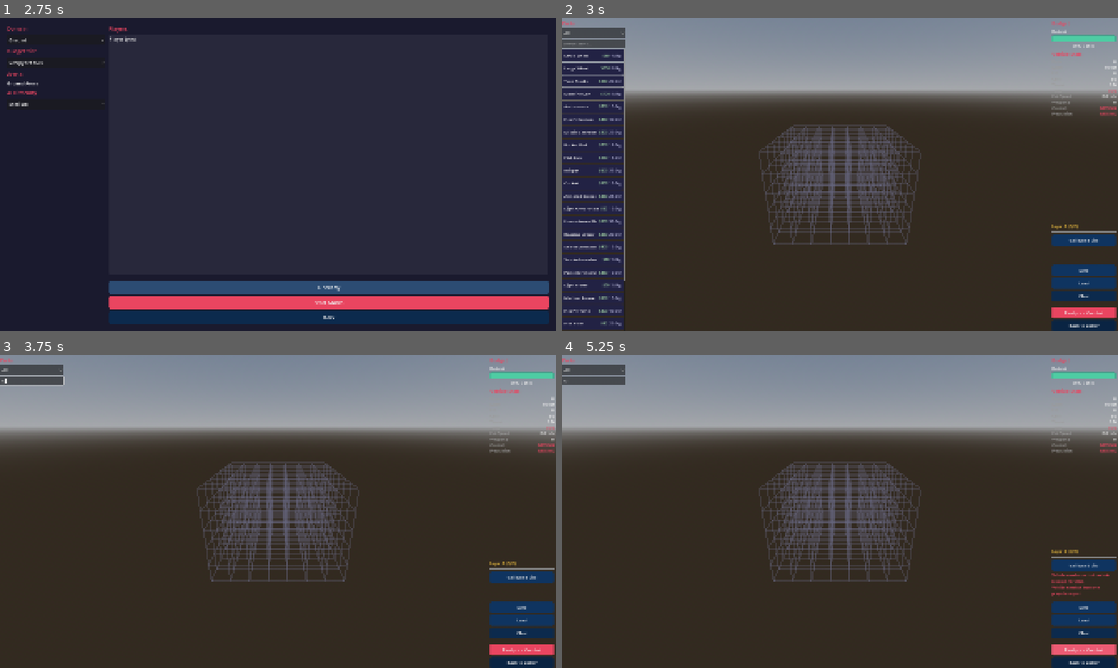
Above: before the commit, frames 1-4 (two rows, left to right).
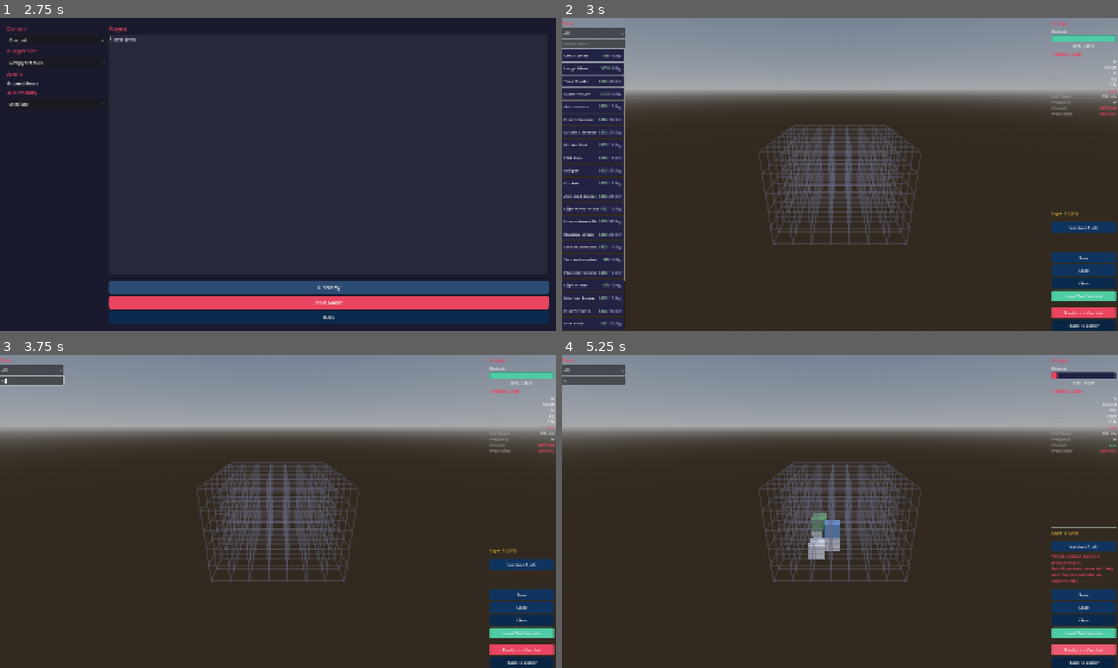
Above: after the commit, the same moments.

Repository: RSnegach/close-encounters
Game: Godot game, scene res://scenes/main_menu.tscn
Same seed, same stepped clock (60 frames per second), same inputs: the game is played once before the commit and once after it.
Inputs (mouse positions are in pixels of both pictures, inside the frame that each line leads up to):
- Up to frame 1 (2.75 s): click "Solo Match" at 0.5 s; click "Ground" at 1.25 s; click "Ready" at 2 s
- Up to frame 2 (3 s): click "Start Match" at 2.75 s
- Up to frame 3 (3.75 s): click (33, 380) at 3.52 s; type "12" at 3.6 s
- Up to frame 4 (5.25 s): click (1084, 633) at 4.25 s, where only the run after the commit has a clickable "Load Test Vehicle"; click "Ready >> Combat" at 5 s

Frame 1 is identical in both runs. In frame 2, 1.8% of the frame differs, in the area x 88-100%, y 61-91%; in frame 3, 1.8%; in frame 4, 3.0%, in the area x 44-100%, y 5-91%.

Commit message:
Fix results screen, add test vehicle presets for all 5 domains
Results screen:
- Auto-populates from GameManager.match_settings["match_results"]
- Shows match time and winner correctly
- Mouse cursor set to VISIBLE on results screen

Test vehicles:
- Created data/presets/ with test_ground.json, test_air.json,
  test_water.json, test_submarine.json, test_space.json
- Each is a valid combat-ready vehicle with cockpit, propulsion,
  armor, and weapons appropriate for the domain
- "Load Test Vehicle" button in builder loads the preset for the
  current domain — instant way to test combat

Diff:
--- /dev/null
+++ b/data/presets/test_air.json
@@ -0,0 +1,16 @@
+{
+  "name": "Test",
+  "domain": "Air",
+  "parts": [
+    {"id": "cockpit", "grid_position": [3, 2, 3]},
+    {"id": "aerodynamic_frame", "grid_position": [3, 2, 2]},
+    {"id": "aerodynamic_frame", "grid_position": [3, 2, 4]},
+    {"id": "aerodynamic_frame", "grid_position": [2, 2, 3]},
+    {"id": "aerodynamic_frame", "grid_position": [4, 2, 3]},
+    {"id": "jet_engine", "grid_position": [3, 2, 1]},
+    {"id": "light_armor", "grid_position": [3, 2, 5]},
+    {"id": "machine_gun", "grid_position": [2, 2, 2]},
+    {"id": "machine_gun", "grid_position": [4, 2, 2]},
+    {"id": "fuel_tank", "grid_position": [3, 1, 3]}
+  ]
+}
--- /dev/null
+++ b/data/presets/test_ground.json
@@ -0,0 +1,18 @@
+{
+  "name": "Test",
+  "domain": "Ground",
+  "parts": [
+    {"id": "cockpit", "grid_position": [3, 1, 3]},
+    {"id": "medium_frame", "grid_position": [2, 0, 2]},
+    {"id": "medium_frame", "grid_position": [2, 0, 4]},
+    {"id": "medium_frame", "grid_position": [3, 0, 3]},
+    {"id": "tank_tracks", "grid_position": [1, 0, 2]},
+    {"id": "tank_tracks", "grid_position": [5, 0, 2]},
+    {"id": "light_armor", "grid_position": [2, 1, 2]},
+    {"id": "light_armor", "grid_position": [4, 1, 2]},
+    {"id": "light_armor", "grid_position": [2, 1, 4]},
+    {"id": "light_armor", "grid_position": [4, 1, 4]},
+    {"id": "machine_gun", "grid_position": [3, 2, 3]},
+    {"id": "autocannon", "grid_position": [3, 2, 2]}
+  ]
+}
--- /dev/null
+++ b/data/presets/test_space.json
@@ -0,0 +1,19 @@
+{
+  "name": "Test",
+  "domain": "Space",
+  "parts": [
+    {"id": "cockpit", "grid_position": [3, 3, 3]},
+    {"id": "rocket_body", "grid_position": [3, 2, 3]},
+    {"id": "rocket_body", "grid_position": [3, 1, 3]},
+    {"id": "rocket_motor", "grid_position": [3, 0, 3]},
+    {"id": "booster_fuel", "grid_position": [2, 1, 3]},
+    {"id": "booster_fuel", "grid_position": [4, 1, 3]},
+    {"id": "fuel_tank", "grid_position": [3, 1, 2]},
+    {"id": "fuel_tank", "grid_position": [3, 1, 4]},
+    {"id": "rcs_thruster", "grid_position": [3, 3, 2]},
+    {"id": "rcs_thruster", "grid_position": [3, 3, 4]},
+    {"id": "machine_gun", "grid_position": [3, 4, 3]},
+    {"id": "light_armor", "grid_position": [2, 2, 3]},
+    {"id": "light_armor", "grid_position": [4, 2, 3]}
+  ]
+}
--- /dev/null
+++ b/data/presets/test_submarine.json
@@ -0,0 +1,20 @@
+{
+  "name": "Test",
+  "domain": "Submarine",
+  "parts": [
+    {"id": "conning_tower", "grid_position": [3, 2, 3]},
+    {"id": "pressurized_hull", "grid_position": [2, 1, 2]},
+    {"id": "pressurized_hull", "grid_position": [3, 1, 2]},
+    {"id": "pressurized_hull", "grid_position": [4, 1, 2]},
+    {"id": "pressurized_hull", "grid_position": [2, 1, 3]},
+    {"id": "pressurized_hull", "grid_position": [3, 1, 3]},
+    {"id": "pressurized_hull", "grid_position": [4, 1, 3]},
+    {"id": "pressurized_hull", "grid_position": [2, 1, 4]},
+    {"id": "pressurized_hull", "grid_position": [3, 1, 4]},
+    {"id": "pressurized_hull", "grid_position": [4, 1, 4]},
+    {"id": "sub_propeller", "grid_position": [3, 1, 1]},
+    {"id": "ballast_tank", "grid_position": [3, 0, 3]},
+    {"id": "torpedo_tube", "grid_position": [3, 1, 5]},
+    {"id": "sonar", "grid_position": [3, 2, 2]}
+  ]
+}
--- /dev/null
+++ b/data/presets/test_water.json
@@ -0,0 +1,18 @@
+{
+  "name": "Test",
+  "domain": "Water",
+  "parts": [
+    {"id": "bridge", "grid_position": [3, 2, 3]},
+    {"id": "hull_plate", "grid_position": [2, 0, 2]},
+    {"id": "hull_plate", "grid_position": [3, 0, 2]},
+    {"id": "hull_plate", "grid_position": [4, 0, 2]},
+    {"id": "hull_plate", "grid_position": [2, 0, 4]},
+    {"id": "hull_plate", "grid_position": [3, 0, 4]},
+    {"id": "hull_plate", "grid_position": [4, 0, 4]},
+    {"id": "keel", "grid_position": [3, 0, 3]},
+    {"id": "marine_propeller", "grid_position": [3, 1, 1]},
+    {"id": "rudder", "grid_position": [3, 1, 5]},
+    {"id": "machine_gun", "grid_position": [2, 2, 2]},
+    {"id": "machine_gun", "grid_position": [4, 2, 4]}
+  ]
+}
--- a/scripts/ui/builder_ui.gd
+++ b/scripts/ui/builder_ui.gd
@@ -135,6 +135,10 @@
 
 	clear_btn = _make_button("Clear", COLOR_SECONDARY.darkened(0.2))
 	right_panel.add_child(clear_btn)
+
+	var preset_btn: Button = _make_button("Load Test Vehicle", COLOR_GREEN)
+	preset_btn.pressed.connect(_on_load_preset)
+	right_panel.add_child(preset_btn)
 
 	right_panel.add_child(_separator())
 
@@ -329,6 +333,25 @@
 ## Go back to the lobby without saving.
 func _on_back_pressed() -> void:
 	GameManager.change_scene("res://scenes/lobby.tscn")
+
+
+## Load the preset "Test" vehicle for the current domain.
+func _on_load_preset() -> void:
+	if not builder:
+		return
+	var domain_lower: String = current_domain.to_lower()
+	var preset_path: String = "res://data/presets/test_%s.json" % domain_lower
+	var file: FileAccess = FileAccess.open(preset_path, FileAccess.READ)
+	if file == null:
+		print("[BuilderUI] No preset found at %s" % preset_path)
+		return
+	var text: String = file.get_as_text()
+	file.close()
+	var data = JSON.parse_string(text)
+	if data is Dictionary:
+		builder.load_vehicle_data(data)
+		_update_stats()
+		print("[BuilderUI] Loaded preset: %s" % preset_path)
 
 
 # ─── Stats refresh ───────────────────────────────────────────────────────────
--- a/scripts/ui/results_screen.gd
+++ b/scripts/ui/results_screen.gd
@@ -94,6 +94,14 @@
 
 	# Notify GameManager
 	GameManager.change_state(GameManager.GameState.RESULTS)
+
+	# Show mouse cursor so player can click buttons.
+	Input.set_mouse_mode(Input.MOUSE_MODE_VISIBLE)
+
+	# Auto-populate from match results stored by ArenaManager.
+	var results: Dictionary = GameManager.match_settings.get("match_results", {})
+	var winner_id: int = int(results.get("winner_id", -1))
+	setup(winner_id, results)
 
 
 ## Populate the results screen with outcome and statistics.
